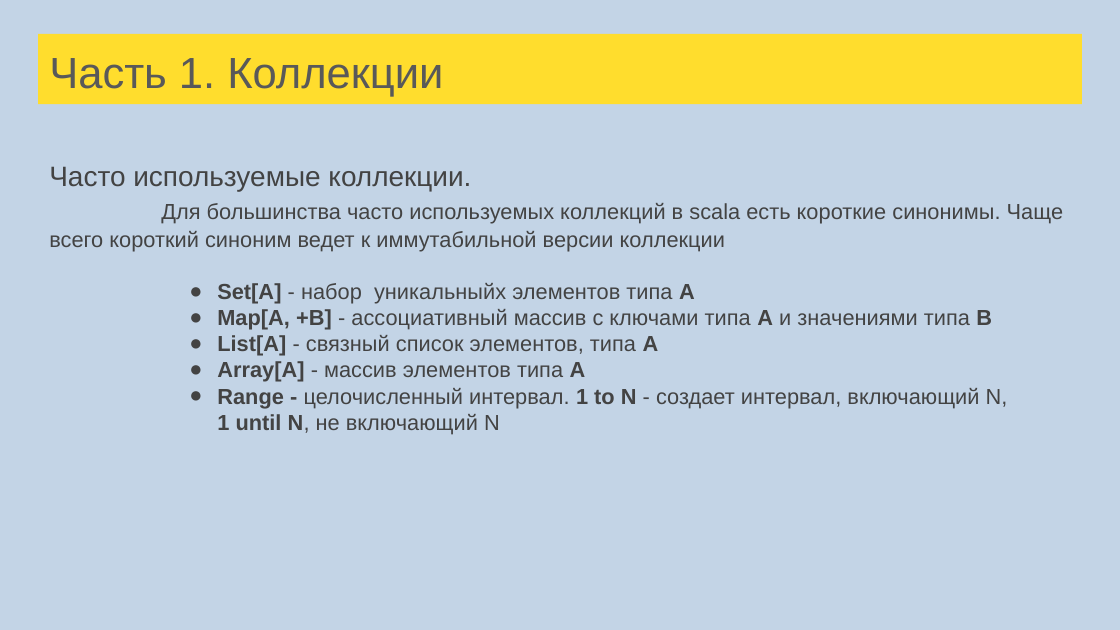
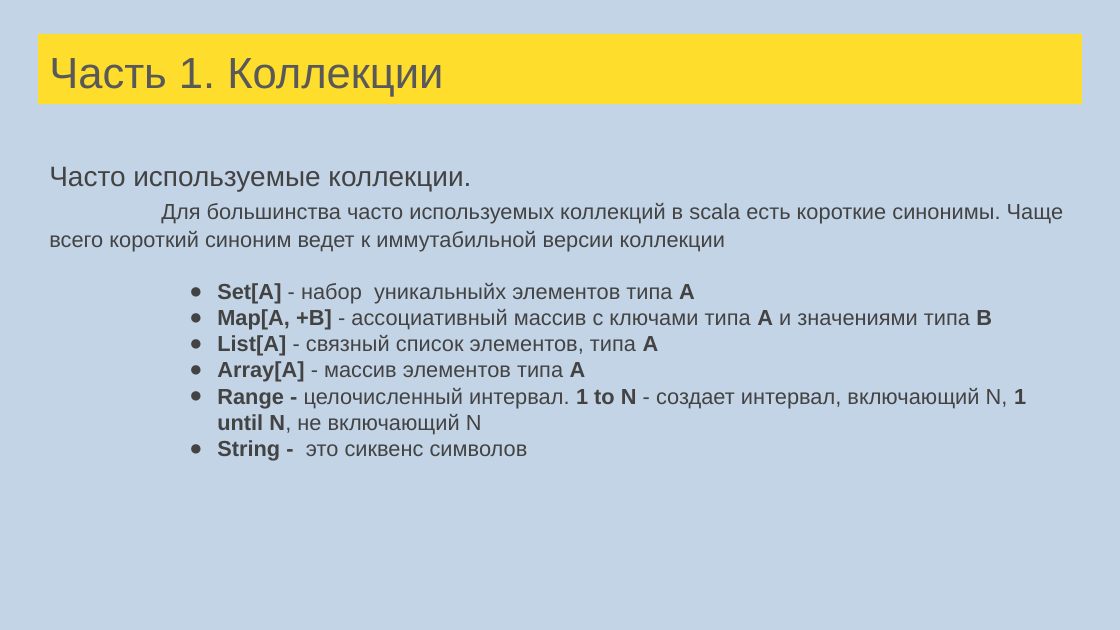
Before and after one commit to sergeypopov83/scala-school, a slide deck: slide 52 of src/main/resources/Лекции Scala для FinTech.pptx (slide 51 before the commit). Drawn at 1120x630 pixels with LibreOffice and Linux fonts; fonts in the diff are those of the drawing. Boxes give left, top, right and bottom in pixels: in the first picture for what was removed or moved away, otherwise in the second. Text is boxed around its words. In the diff, an @@ line names an element or a change of style, - is before the commit and + after.

```diff
--- a/src/main/resources/Лекции Scala для FinTech.pptx
+++ b/src/main/resources/Лекции Scala для FinTech.pptx
@@ text at (x1=217, y1=388, x2=1026, y2=461): text changed @@
-● Range - целочисленный интервал. 1 to N - создает интервал, включающий N,
-1 until N, не включающий N
+● Range - целочисленный интервал. 1 to N - создает интервал, включающий N, 1 until N, не включающий N
+● String - это сиквенс символов
```
Also in this commit, not shown: 4 other slides changed, 17 slides added, 1 slide removed, 16 other files.
